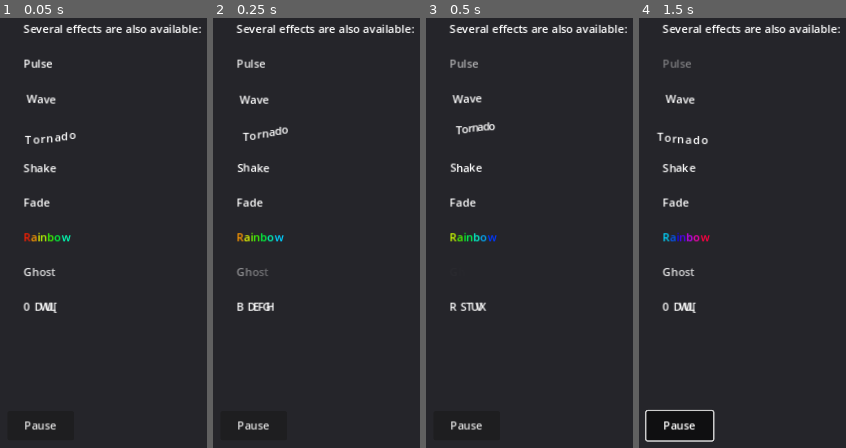
Above: before the commit, frames 1-4 (left to right).
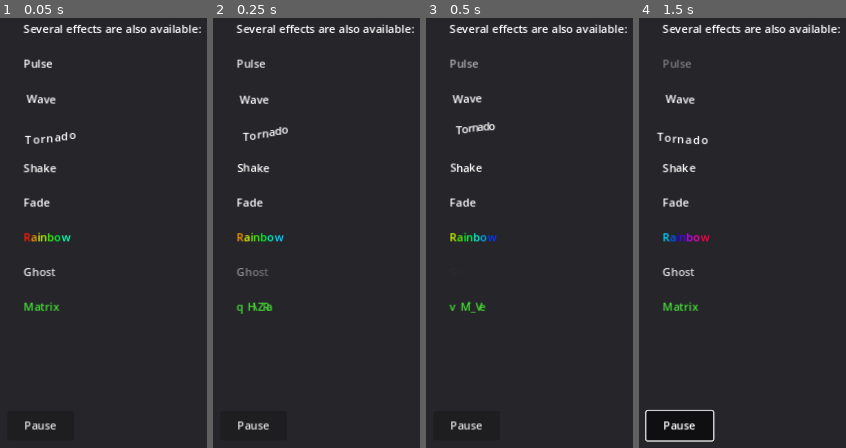
Above: after the commit, the same moments.

Repository: tommyettinger/textratrader
Game: Godot game, scene res://rich_text_bbcode.tscn
Same seed, same stepped clock (60 frames per second), same inputs: the game is played once before the commit and once after it.
Inputs:
- Up to frame 1 (0.05 s): no input
- Up to frame 2 (0.25 s): no input
- Up to frame 3 (0.5 s): no input
- Up to frame 4 (1.5 s): click "Pause" at 1.25 s

The runs differ from the first frame. In frame 1, 0.3% of the frame differs, in the area x 11-29%, y 66-69%; in frame 2, 0.3%, in the area x 11-30%, y 66-69%; in frame 3, 0.3%; in frame 4, 0.3%.

Commit message:
I know kung fu.
For the last time, no, you don't!

Diff:
--- a/rich_text_bbcode.tscn
+++ b/rich_text_bbcode.tscn
@@ -72,7 +72,7 @@
 
 [ghost freq=5.0 span=10.0]Ghost[/ghost]
 
-[matrix clean=2.0 dirty=1.0 span=50 speed=1]Matrix[/matrix]"
+[color=44DD33FF][matrix clean=2.0 dirty=1.0 span=50 speed=0.3]Matrix[/matrix][/color]"
 context_menu_enabled = true
 custom_effects = [SubResource("RichTextEffect_qpjrg"), SubResource("RichTextEffect_42avl")]
 selection_enabled = true
--- a/rich_text_matrix.gd
+++ b/rich_text_matrix.gd
@@ -27,8 +27,8 @@
 				  (matrix_time - clear_time) / dirty_time
 
 	if matrix_time > 0.0:
-		value = int(speed * matrix_time * (126 - 65))
+		value = int(speed * matrix_time * (126 - 65) + value)
 		value %= (126 - 65)
 		value += 65
-	char_fx.glyph_index = get_text_server().font_get_glyph_index(char_fx.font, 1, value, 0)
+		char_fx.glyph_index = get_text_server().font_get_glyph_index(char_fx.font, 1, value, 0)
 	return true
